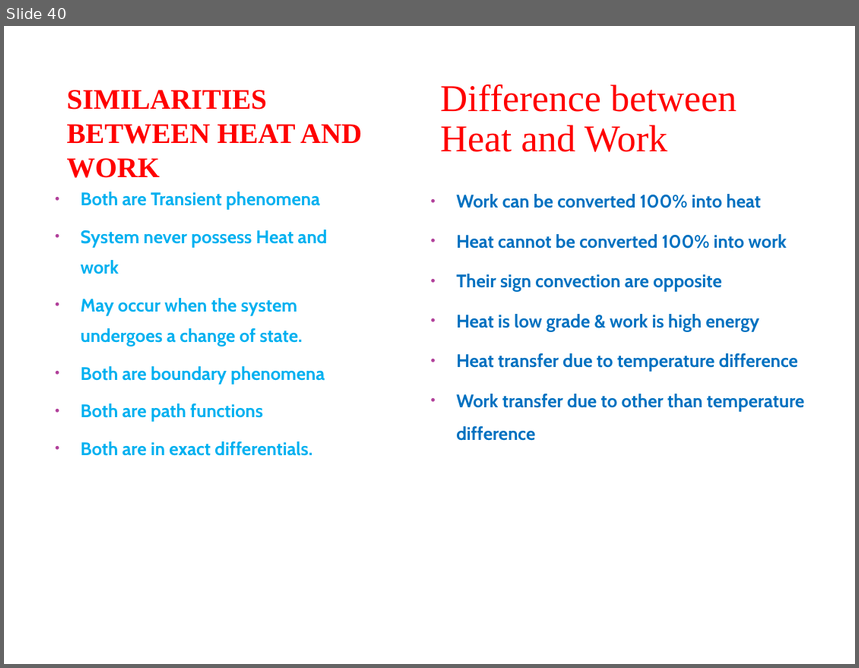
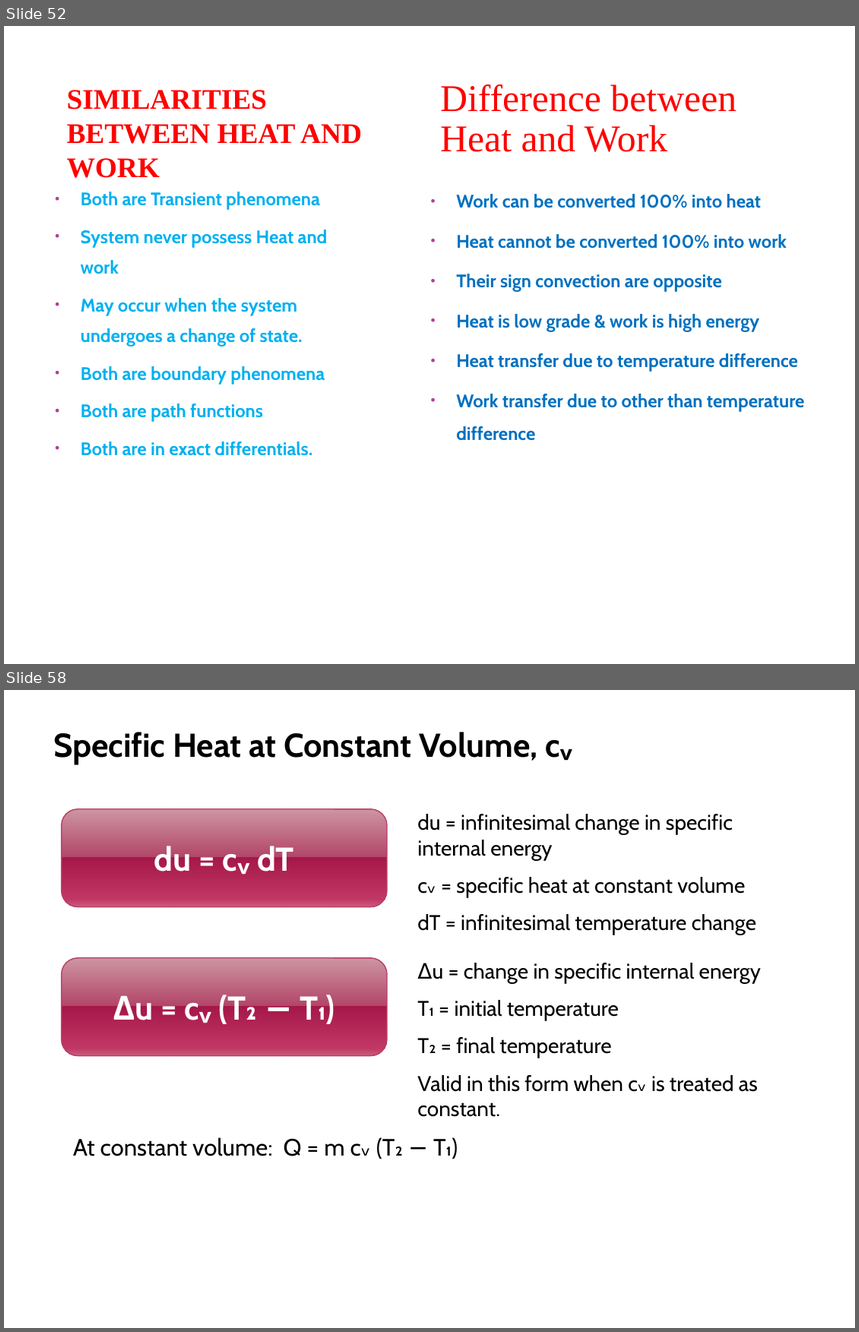
Before and after one commit to SidonTheTroll/3rd-sem-grinding, a slide deck: Engineering Thermodynamics/1 - Introduction to Thermodynamics/ET-UNIT 1.pptx. Shown one above the other, each under a label of ours: slide 40 before the commit, slides 52 and 58 after it; the slides between them are not shown. The pictures are 859x668 and 859x1332 pixels, drawn with LibreOffice and Linux fonts; fonts in the diff are those of the drawing; background and template pictures are left out. Boxes give left, top, right and bottom in pixels: in the first picture for what was removed or moved away, otherwise in the second. Text is boxed around its words. In the diff, an @@ line names an element or a change of style, - is before the commit and + after.

```diff
--- a/Engineering Thermodynamics/1 - Introduction to Thermodynamics/ET-UNIT 1.pptx
+++ b/Engineering Thermodynamics/1 - Introduction to Thermodynamics/ET-UNIT 1.pptx
@@ slide 58 added at <box>4,690,855,1328</box>, background #FFFFFF @@
@@ text added at <box>54,732,572,764</box>, 28 pt, text #000000, bold @@
+Specific Heat at Constant Volume, cᵥ
@@ rounded rectangle added at <box>62,809,388,907</box>, fill gradient #CE94A2 to #B34869 to #A61749 to #C13764 to #CA5D7C, outline #B83D68 0.9 pt, 28 pt, text #FFFFFF, bold @@
+du = cᵥ dT
@@ text added at <box>417,814,756,935</box>, 18 pt, text #000000 @@
+du = infinitesimal change in specific internal energy
+cᵥ = specific heat at constant volume
+dT = infinitesimal temperature change
@@ rounded rectangle added at <box>62,958,388,1056</box>, fill gradient #CE94A2 to #B34869 to #A61749 to #C13764 to #CA5D7C, outline #B83D68 0.9 pt, 28 pt, text #FFFFFF, bold @@
+Δu = cᵥ (T₂ − T₁)
@@ text added at <box>417,963,761,1117</box>, 18 pt, text #000000 @@
+Δu = change in specific internal energy
+T₁ = initial temperature
+T₂ = final temperature
+Valid in this form when cᵥ is treated as constant.
@@ text added at <box>73,1138,458,1160</box>, 20 pt, text #000000 @@
+At constant volume: Q = m cᵥ (T₂ − T₁)
@@ what was slide 40 is now slide 52 @@
```
Also in this commit, not shown: 12 other slides added, 1 slide removed, 34 other files.
